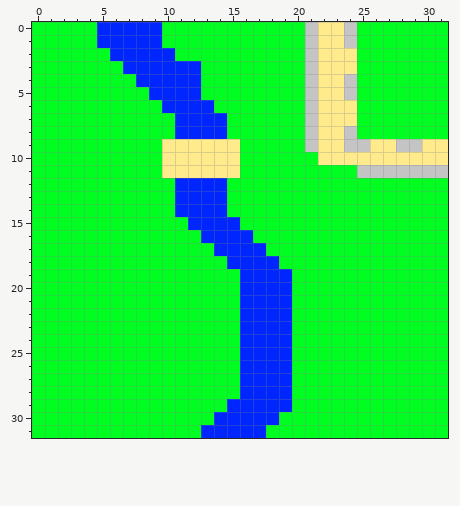
File history of a pixel-art sprite, res/level.png. That is the earlier state.
The file is 32x32 pixels.
And afterwards:
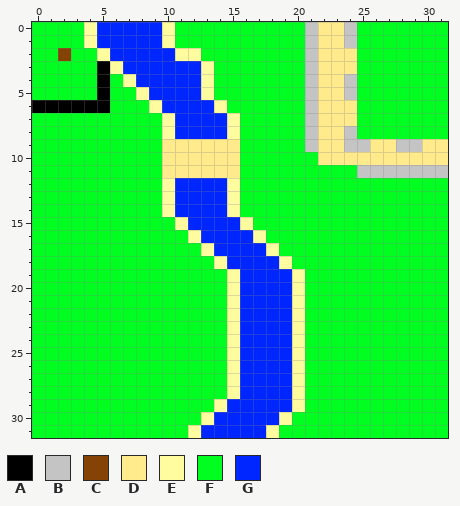
Palette (. is transparent): A #000000  B #c4c4c4  C #844204  D #ffeb8c  E #fffc9f  F #00ff21  G #0026ff
Edits made:
y 0..1: x 4 F -> E; x 10 F -> E
y 2: x 2 F -> C; x 5 F -> E; x 11..12 FF -> EE
y 3: x 5..6 FF -> AE; x 13 F -> E
y 4: x 5 F -> A; x 7 F -> E; x 13 F -> E
y 5: x 5 F -> A; x 8 F -> E; x 13 F -> E
y 6: x 0..5 FFFFFF -> AAAAAA; x 9 F -> E; x 14 F -> E
y 7..8: x 10 F -> E; x 15 F -> E
y 12..14: x 10 F -> E; x 15 F -> E
y 15: x 11 F -> E; x 16 F -> E
y 16: x 12 F -> E; x 17 F -> E
y 17: x 13 F -> E; x 18 F -> E
y 18: x 14 F -> E; x 19 F -> E
y 19..28: x 15 F -> E; x 20 F -> E
y 29: x 14 F -> E; x 20 F -> E
y 30: x 13 F -> E; x 19 F -> E
y 31: x 12 F -> E; x 18 F -> E
Where, in picture pixels (left, top, right, bottom), the same in both pictures:
changed: (32, 22, 240, 139)
changed: (162, 178, 305, 438)
